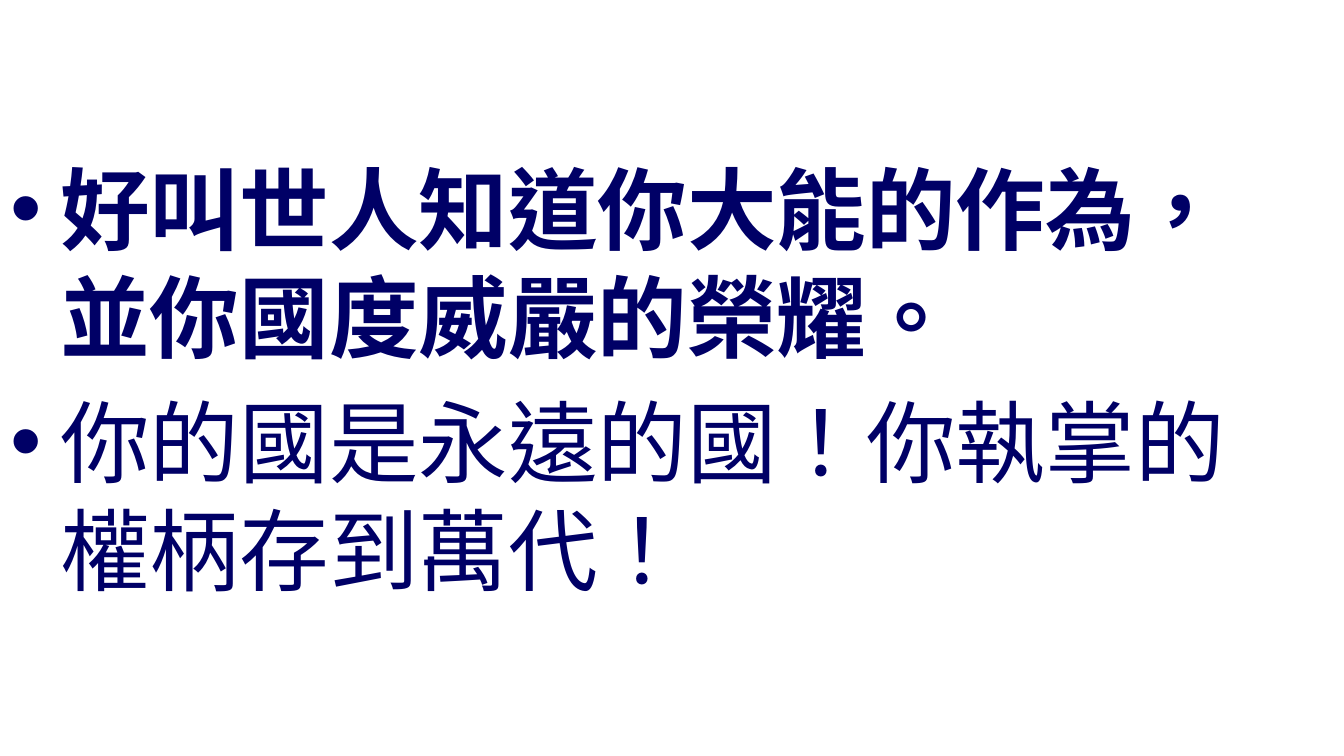
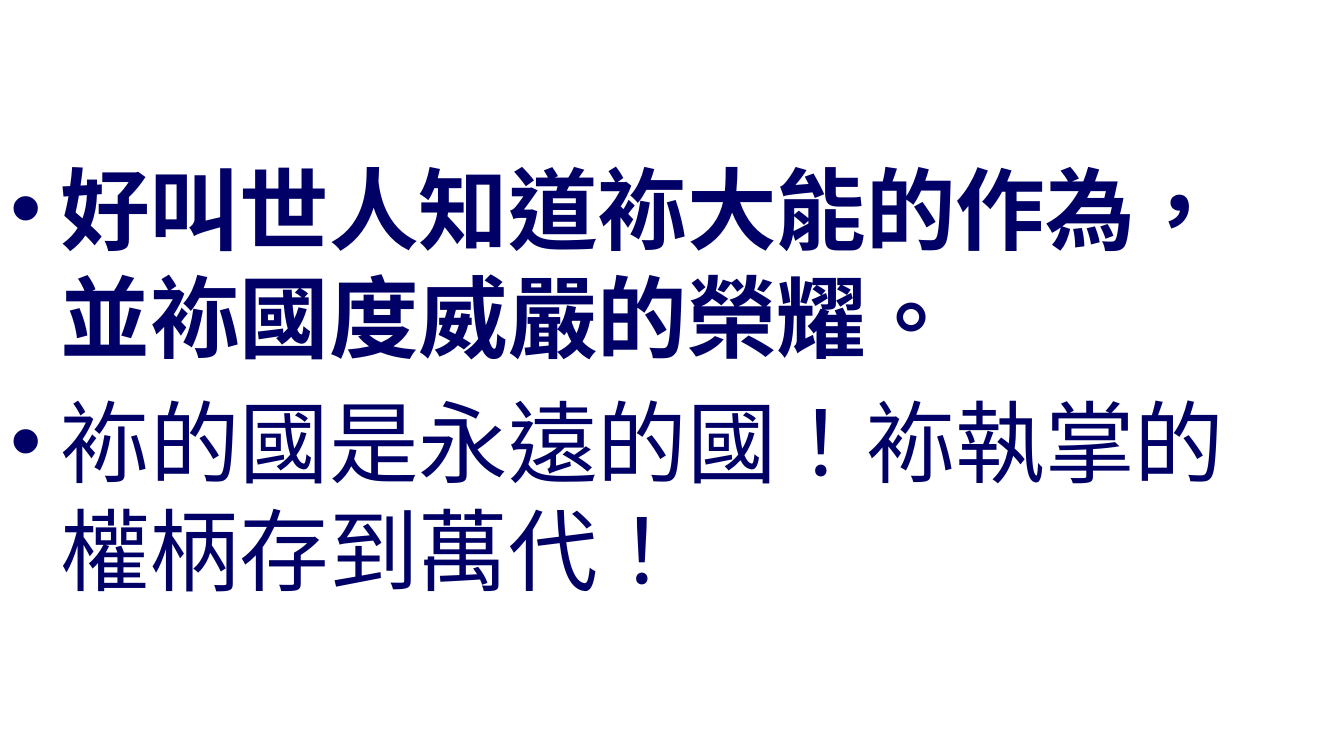
Before and after one commit to batisuoc/worship-resources, a slide deck: slide 6 of 103主是偉大.pptx. Drawn at 1344x756 pixels with LibreOffice and Linux fonts; fonts in the diff are those of the drawing; background and template pictures are left out. Boxes give left, top, right and bottom in pixels: in the first picture for what was removed or moved away, otherwise in the second. Text is boxed around its words. In the diff, an @@ line names an element or a change of style, - is before the commit and + after.

```diff
--- a/103主是偉大.pptx
+++ b/103主是偉大.pptx
@@ text at box(60, 166, 1224, 592): text changed @@
-• 好叫世人知道你大能的作為，並你國度威嚴的榮耀。
-• 你的國是永遠的國！你執掌的權柄存到萬代！
+• 好叫世人知道袮大能的作為，並袮國度威嚴的榮耀。
+• 袮的國是永遠的國！袮執掌的權柄存到萬代！
```
Also in this commit, not shown: 4 other slides changed.
